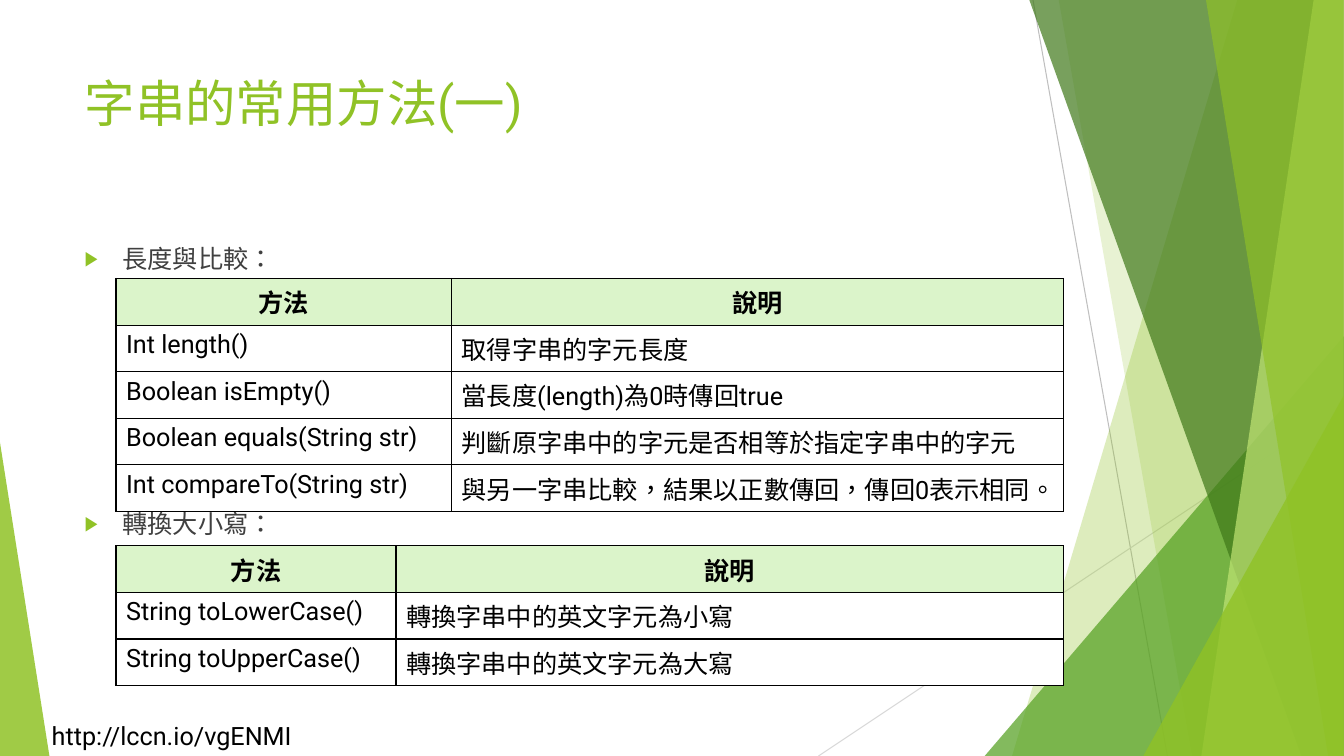
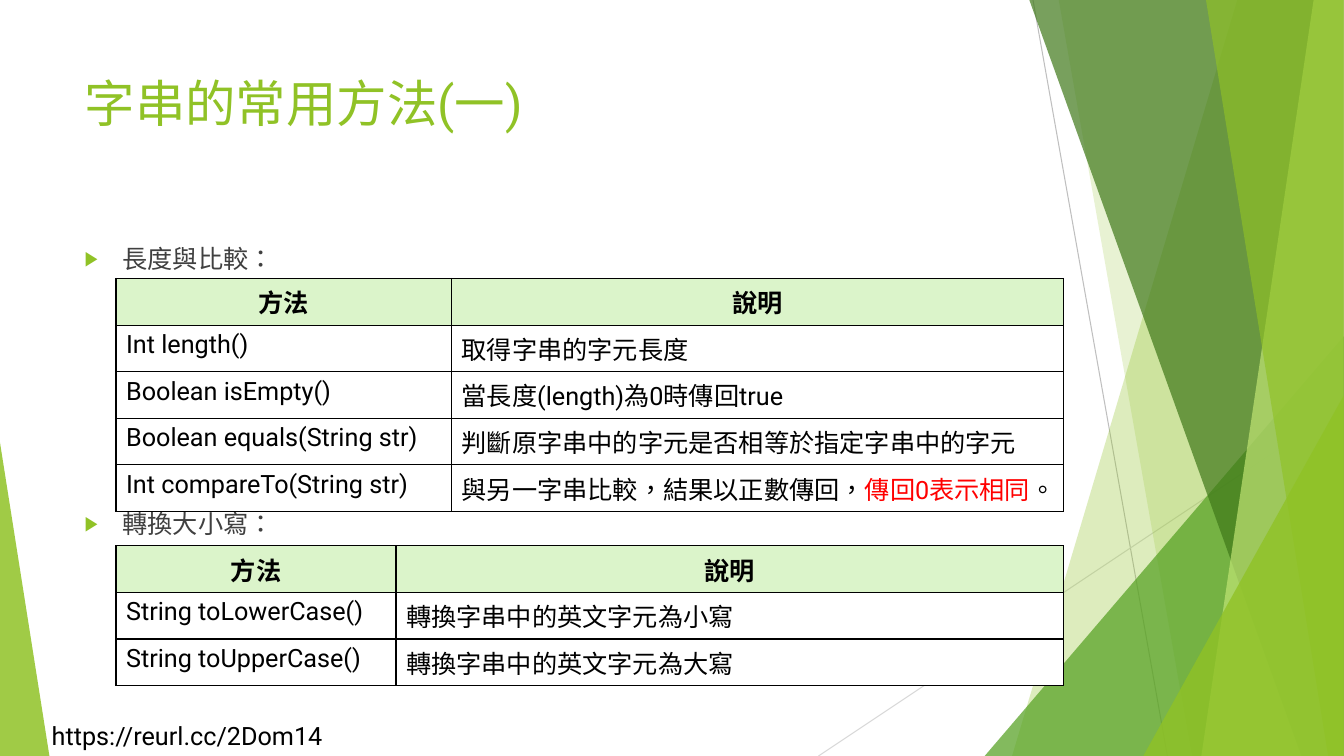
Before and after one commit to liulawsi/My_PPTs, a slide deck: slide 10 of LCC/Java/09_字串一定要會.pptx. Drawn at 1344x756 pixels with LibreOffice and Linux fonts; fonts in the diff are those of the drawing; background and template pictures are left out. Boxes give left, top, right and bottom in pixels: in the first picture for what was removed or moved away, otherwise in the second. Text is boxed around its words. In the diff, an @@ line names an element or a change of style, - is before the commit and + after.

```diff
--- a/LCC/Java/09_字串一定要會.pptx
+++ b/LCC/Java/09_字串一定要會.pptx
@@ table at [116,278,1064,505] @@
@@ text colour #000000 to #FF0000 in "與另一字串比較，結果以正數傳回，傳回0表示相同。" @@
@@ text removed at [52,726,292,751] @@
-http://lccn.io/vgENMI
@@ text added at [52,726,323,750], 18 pt, text #000000 @@
+https://reurl.cc/2Dom14
```
Also in this commit, not shown: 24 other slides changed, 1 slide added, 39 other files.
